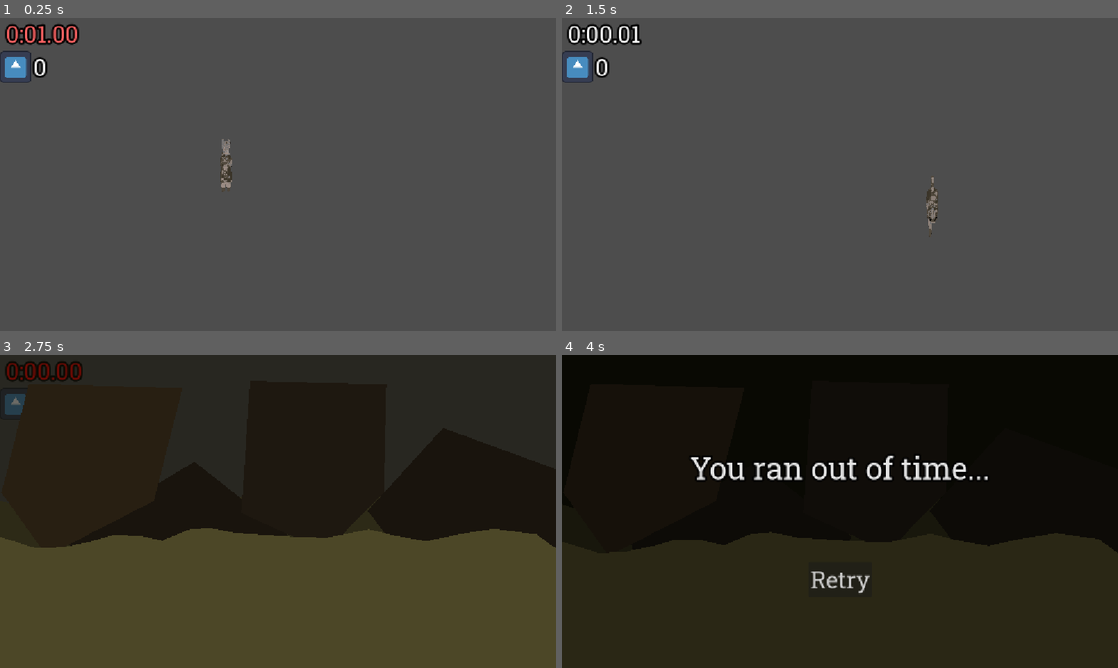
Above: before the commit, frames 1-4 (two rows, left to right).
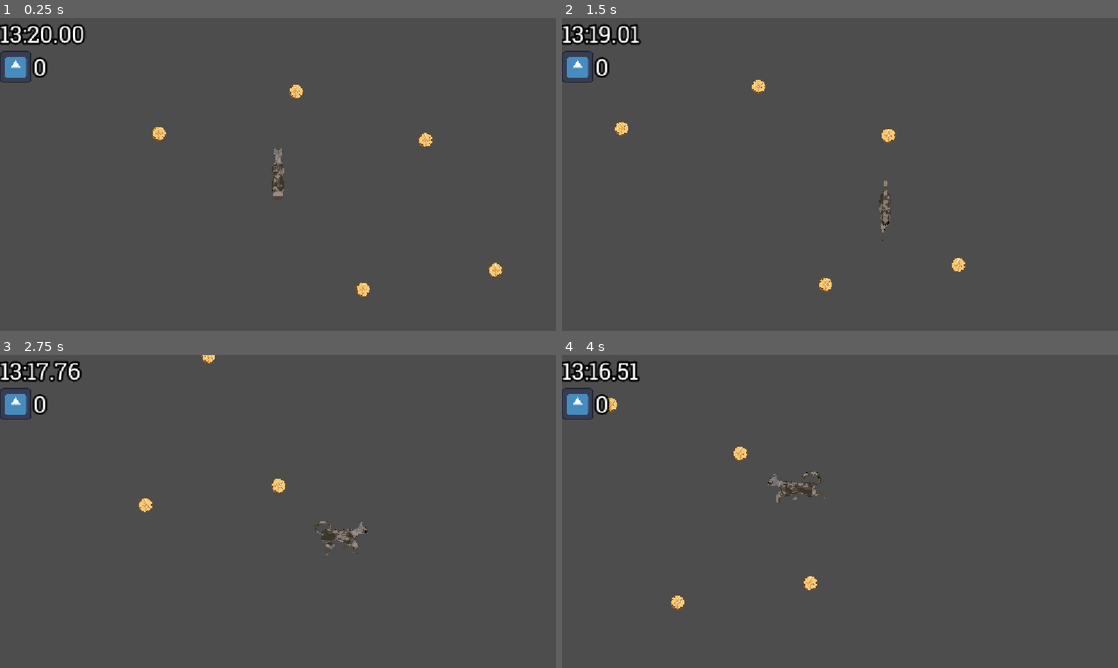
Above: after the commit, the same moments.

Repository: Emarald64/ancient-game-jam
Game: Godot game, scene res://source/main.tscn
Two runs of this game, one before a commit and one after it. Both use one fixed random seed, a clock stepped at 60 frames per second and the inputs below. The engine's default icon, where the game draws it, is replaced by a stand-in: a white triangle on a blue panel in a dark square.
Inputs:
- Up to frame 1 (0.25 s): no input
- Up to frame 2 (1.5 s): tap Enter at 0.5 s; hold D (move_right) 0.53-1.28 s; hold S (move_down) from 1.28 s (still down)
- Up to frame 3 (2.75 s): release S (move_down) at 2.03 s; hold D (move_right) from 2.03 s (still down)
- Up to frame 4 (4 s): release D (move_right) at 2.78 s; hold W (move_up) 2.78-3.53 s; hold A (move_left) from 3.53 s (still down)

The runs differ from the first frame. In frame 1, 1.7% of the frame differs, in the area x 0-91%, y 2-90%; in frame 2, 1.4%; in frame 3, 100%, in the area x 0-100%, y 0-100%; in frame 4, 99%.

Commit message:
added camera

Diff:
--- a/source/main.tscn
+++ b/source/main.tscn
@@ -9,6 +9,7 @@
 [ext_resource type="PackedScene" uid="uid://b01h4mwxfmumd" path="res://source/pickups/base_pickup.tscn" id="4_s8x7u"]
 [ext_resource type="PackedScene" uid="uid://jw2l3450taoy" path="res://source/ui/death_screen.tscn" id="5_1elff"]
 [ext_resource type="Script" uid="uid://bjl68sof7gcws" path="res://source/pickups/money_pickup.gd" id="6_s8x7u"]
+[ext_resource type="PackedScene" uid="uid://bgfdu2q1ei2yl" path="res://source/pickups/good_coin.tscn" id="10_d5d55"]
 
 [node name="Main" type="Node2D" unique_id=1110147883]
 script = ExtResource("1_2uit2")
@@ -17,6 +18,16 @@
 unique_name_in_owner = true
 position = Vector2(468, 306)
 main = NodePath("..")
+
+[node name="playerCam" type="Camera2D" parent="Player" unique_id=1217677857]
+position_smoothing_enabled = true
+position_smoothing_speed = 8.0
+drag_horizontal_enabled = true
+drag_vertical_enabled = true
+drag_left_margin = 0.15
+drag_top_margin = 0.15
+drag_right_margin = 0.15
+drag_bottom_margin = 0.15
 
 [node name="UILayer" type="CanvasLayer" parent="." unique_id=296706503]
 
@@ -44,6 +55,21 @@
 script = ExtResource("6_s8x7u")
 value = 1000000
 
+[node name="GoodCoin" parent="TileMapLayer" unique_id=1991088649 instance=ExtResource("10_d5d55")]
+position = Vector2(221, 221)
+
+[node name="GoodCoin2" parent="TileMapLayer" unique_id=453468432 instance=ExtResource("10_d5d55")]
+position = Vector2(505, 134)
+
+[node name="GoodCoin3" parent="TileMapLayer" unique_id=1616093097 instance=ExtResource("10_d5d55")]
+position = Vector2(919, 504)
+
+[node name="GoodCoin4" parent="TileMapLayer" unique_id=1882649776 instance=ExtResource("10_d5d55")]
+position = Vector2(644, 544)
+
+[node name="GoodCoin5" parent="TileMapLayer" unique_id=1996748233 instance=ExtResource("10_d5d55")]
+position = Vector2(774, 235)
+
 [connection signal="collected_money" from="Player" to="UILayer/VBoxContainer/MoneyCounter" method="add_money"]
 [connection signal="time_up" from="UILayer/VBoxContainer/GameTimer" to="UILayer/TimeOutAnimation" method="play"]
 [connection signal="time_up" from="UILayer/VBoxContainer/GameTimer" to="Player" method="die" binds= [false]]
--- a/source/pickups/pickup.gd
+++ b/source/pickups/pickup.gd
@@ -1,2 +1,7 @@
 class_name Pickup
 extends Area2D
+
+func _ready() -> void:
+	collision_layer = 0
+	set_collision_layer_value(2,true)
+	pass
--- /dev/null
+++ b/source/player_cam.gd
@@ -0,0 +1,15 @@
+extends Camera2D
+
+@export var weight : float = 5.0
+var playerPos : Vector2 = Vector2.ZERO
+
+# Called when the node enters the scene tree for the first time.
+func _ready() -> void:
+	pass # Replace with function body.
+
+
+# Called every frame. 'delta' is the elapsed time since the previous frame.
+func _physics_process(delta: float) -> void:
+	playerPos = %Player.position
+	position = lerp(position, playerPos, weight * delta)
+	pass
--- a/source/ui/game_timer.gd
+++ b/source/ui/game_timer.gd
@@ -1,7 +1,7 @@
 extends Label
 
 var time_startup=.5
-var time_left:=1.0
+@export var time_left:=1.0
 const START_FLASING:=15
 var sent_time_up:=false
 
--- a/source/ui/game_timer.tscn
+++ b/source/ui/game_timer.tscn
@@ -6,5 +6,6 @@
 offset_right = 40.0
 offset_bottom = 23.0
 script = ExtResource("1_7k1th")
+time_left = 800.0
 
 [node name="AnimationPlayer" type="AnimationPlayer" parent="." unique_id=363948122]
Not shown, added: source/player_cam.gd.uid
